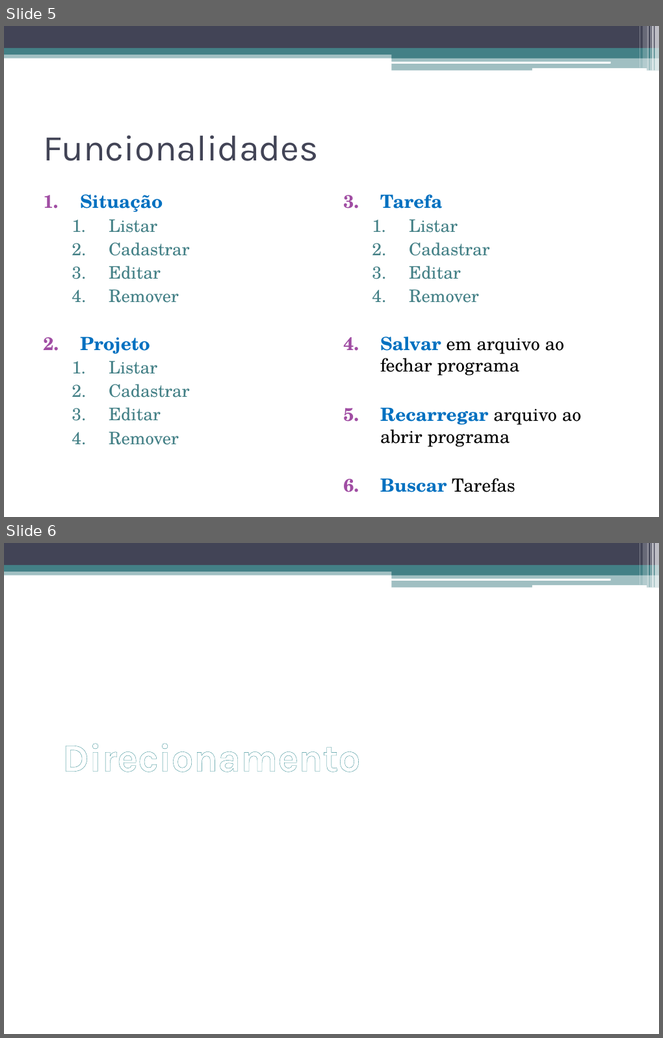
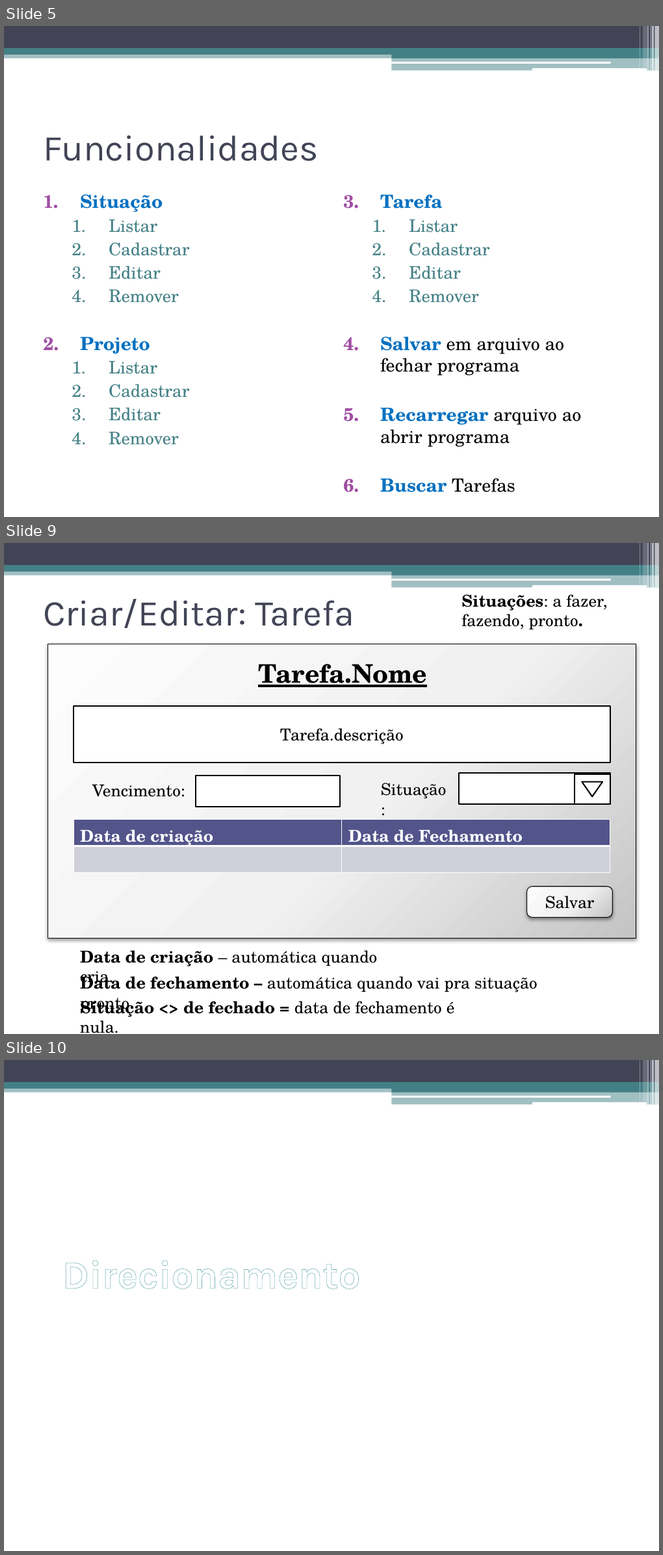
Before and after one commit to dancastellani/controle-tarefas, a slide deck: docs/Trabalho-Final.pptx. Shown one above the other, each under a label of ours: slides 5 and 6 before the commit, slides 5, 9 and 10 after it; the slides between them are not shown. The pictures are 663x1038 and 663x1555 pixels, drawn with LibreOffice and Linux fonts; fonts in the diff are those of the drawing. Boxes give left, top, right and bottom in pixels: in the first picture for what was removed or moved away, otherwise in the second. Text is boxed around its words. In the diff, an @@ line names an element or a change of style, - is before the commit and + after.

```diff
--- a/docs/Trabalho-Final.pptx
+++ b/docs/Trabalho-Final.pptx
@@ slide 9 added at [4, 543, 659, 1034], background #FFFFFF; not listed: 13 template elements that a slide beside it also shows @@
@@ title added at [43, 599, 354, 628], 40 pt, text #424456 @@
+Criar/Editar: Tarefa
@@ text added at [462, 594, 607, 629], 18 pt, text #000000 @@
+Situações: a fazer, fazendo, pronto.
@@ rectangle added at [48, 644, 636, 939], fill gradient #FEFEFE to #F1F1F1 to #C5C5C5, outline #000000 0.75 pt @@
@@ text added at [258, 664, 427, 687], 28 pt, text #000000, bold, underline @@
+Tarefa.Nome
@@ rectangle added at [74, 706, 610, 763], fill #FFFFFF, outline #000000 1.5 pt, 18 pt, text #000000 @@
+Tarefa.descrição
@@ rectangle added at [196, 776, 340, 806], fill #FFFFFF, outline #000000 1.5 pt @@
@@ rectangle added at [460, 773, 610, 804], fill #FFFFFF, outline #000000 1.5 pt @@
@@ rectangle added at [575, 774, 610, 804], fill #FFFFFF, outline #000000 1.5 pt @@
@@ text added at [92, 784, 185, 797], 18 pt, text #000000 @@
+Vencimento:
@@ text added at [381, 783, 447, 799], 18 pt, text #000000 @@
+Situação:
@@ flow chart merge added at [582, 782, 602, 797], fill #FFFFFF, outline #000000 1.5 pt @@
@@ table added at [74, 819, 609, 873], 2 rows, 2 columns @@
+Data de criação | Data de Fechamento
+ | 
@@ rounded rectangle added at [527, 887, 612, 918], fill gradient #FEFEFE to #F1F1F1 to #C5C5C5, outline #000000 0.75 pt, 18 pt, text #000000 @@
+Salvar
@@ text added at [80, 951, 378, 988], 18 pt, text #000000 @@
+Data de criação – automática quando cria.
@@ text added at [80, 972, 538, 1014], 18 pt, text #000000 @@
+Data de fechamento – automática quando vai pra situação pronto.
@@ text added at [80, 998, 455, 1034], 18 pt, text #000000 @@
+Situação <> de fechado = data de fechamento é nula.
@@ what was slide 6 is now slide 10 @@
```
Also in this commit, not shown: 3 other slides added.
